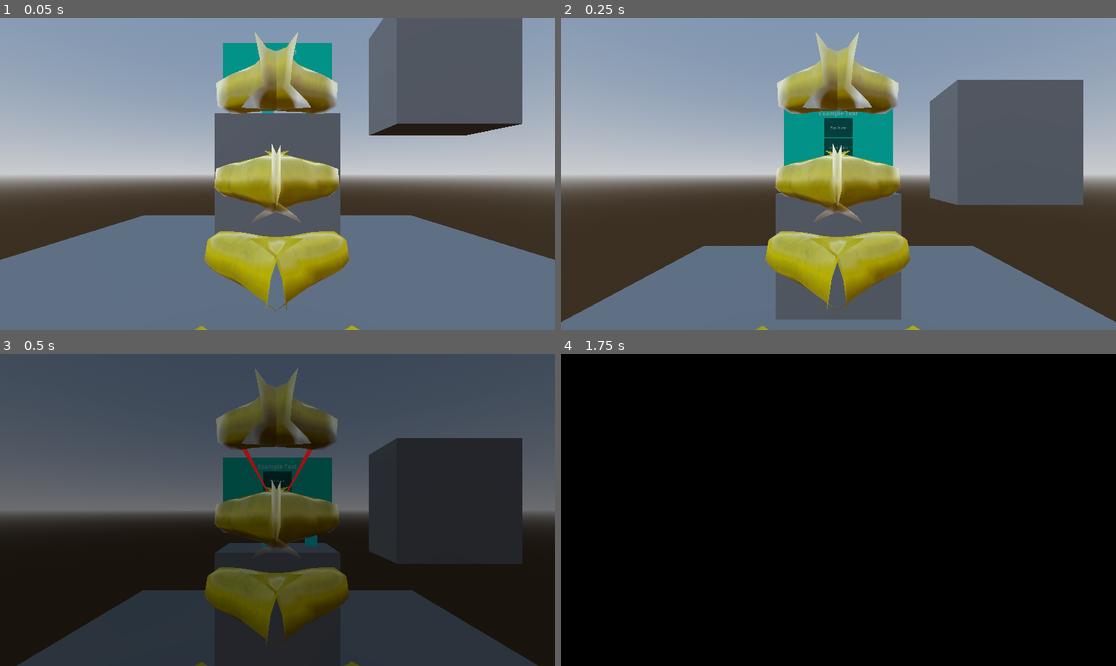
Above: before the commit, frames 1-4 (two rows, left to right).
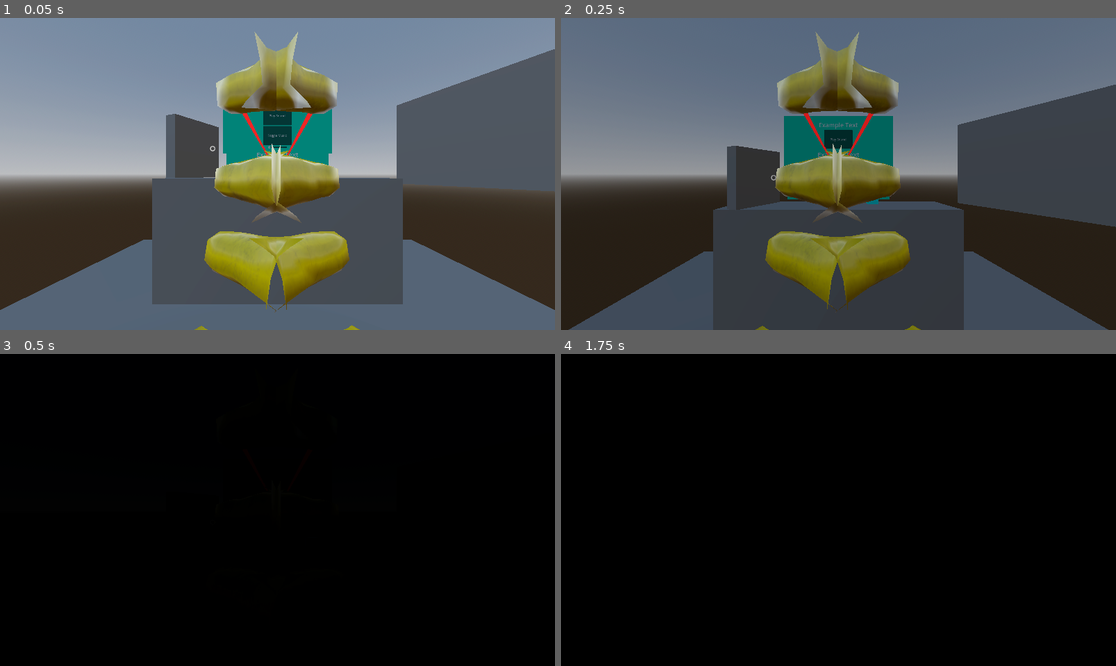
Above: after the commit, the same moments.

Repository: Garryflop/vrTest
Game: Godot game, scene res://Scenes/main.tscn
Same seed, same stepped clock (60 frames per second), same inputs: the game is played once before the commit and once after it.
Inputs (mouse positions are in pixels of both pictures, inside the frame that each line leads up to):
- Up to frame 1 (0.05 s): no input
- Up to frame 2 (0.25 s): no input
- Up to frame 3 (0.5 s): no input
- Up to frame 4 (1.75 s): tap Enter (ui_accept) at 0.5, 0.77, 1.07, 1.25 s; move the mouse to (960, 494) at 0.52 s; hold Right (ui_right) 0.53-1.25 s; tap 1 at 0.6 s; click (960, 494) at 0.67 s; drag from (727, 525) to (810, 572) at 1.27 s

The runs differ from the first frame. In frame 1, 36% of the frame differs, in the area x 0-100%, y 0-94%; in frame 2, 78%; in frame 3, 97%, in the area x 0-100%, y 0-100%; in frame 4, nothing differs.

Commit message:
Cubu Snap + Past Mechanics Rework
Added CubeHolder which snaps your cube
Added dynamic follow camera (by y-axis)
Rework Cube handling
Add Highlight to Grabable objects(Cube)

Diff:
--- a/Scenes/cube.tscn
+++ b/Scenes/cube.tscn
@@ -1,6 +1,13 @@
 [gd_scene format=3 uid="uid://72yjls4nn314"]
 
 [ext_resource type="PackedScene" uid="uid://c8l60rnugru40" path="res://addons/godot-xr-tools/objects/pickable.tscn" id="1_m6c8s"]
+[ext_resource type="PackedScene" uid="uid://c25yxb0vt53vc" path="res://addons/godot-xr-tools/objects/grab_points/grab_point_hand_left.tscn" id="2_7kge3"]
+[ext_resource type="PackedScene" uid="uid://dh8grd7s3n8kg" path="res://addons/godot-xr-tools/objects/grab_points/grab_point_snap.tscn" id="2_g8u7g"]
+[ext_resource type="Script" uid="uid://0b7wkxi4vymb" path="res://addons/godot-xr-tools/objects/highlight/highlight_visible.gd" id="3_6t0yj"]
+[ext_resource type="Animation" uid="uid://nq3xh1olqipq" path="res://addons/godot-xr-tools/hands/animations/left/Grip Shaft.res" id="3_yn1gq"]
+[ext_resource type="Script" uid="uid://dvobm6vcfnqe8" path="res://addons/godot-xr-tools/hands/poses/hand_pose_settings.gd" id="4_v0l68"]
+[ext_resource type="PackedScene" uid="uid://ctw7nbntd5pcj" path="res://addons/godot-xr-tools/objects/grab_points/grab_point_hand_right.tscn" id="5_v0l68"]
+[ext_resource type="Animation" uid="uid://c8dghcftg1thx" path="res://addons/godot-xr-tools/hands/animations/right/Grip Shaft.res" id="6_3lyxs"]
 
 [sub_resource type="BoxShape3D" id="BoxShape3D_dt3qw"]
 size = Vector3(0.1, 0.1, 0.1)
@@ -12,10 +19,49 @@
 material = SubResource("StandardMaterial3D_m6c8s")
 size = Vector3(0.1, 0.1, 0.1)
 
-[node name="PickableObject" unique_id=1305525191 instance=ExtResource("1_m6c8s")]
+[sub_resource type="Resource" id="Resource_3lyxs"]
+script = ExtResource("4_v0l68")
+closed_pose = ExtResource("3_yn1gq")
+metadata/_custom_type_script = "uid://dvobm6vcfnqe8"
+
+[sub_resource type="Resource" id="Resource_rj88v"]
+script = ExtResource("4_v0l68")
+closed_pose = ExtResource("6_3lyxs")
+metadata/_custom_type_script = "uid://dvobm6vcfnqe8"
+
+[sub_resource type="StandardMaterial3D" id="StandardMaterial3D_e3x3w"]
+cull_mode = 1
+shading_mode = 0
+albedo_color = Color(1, 1, 0, 1)
+grow = true
+grow_amount = 0.001
+
+[node name="Cube" unique_id=1305525191 groups=["Cube"] instance=ExtResource("1_m6c8s")]
+ranged_grab_method = 2
+second_hand_grab = 2
 
 [node name="CollisionShape3D" parent="." index="0"]
 shape = SubResource("BoxShape3D_dt3qw")
 
 [node name="MeshInstance3D" type="MeshInstance3D" parent="." index="1" unique_id=2056203020]
 mesh = SubResource("BoxMesh_g8u7g")
+
+[node name="GrabPointHandLeft" parent="." index="2" unique_id=1962675741 instance=ExtResource("2_7kge3")]
+transform = Transform3D(1, 0, 0, 0, 1, 0, 0, 0, 1, -0.034125023, 0.06396758, -0.08941265)
+visible = true
+hand_pose = SubResource("Resource_3lyxs")
+
+[node name="GrabPointHandRight" parent="." index="3" unique_id=1895843061 instance=ExtResource("5_v0l68")]
+transform = Transform3D(1, 0, 0, 0, 1, 0, 0, 0, 1, 0.044472806, 0.059841573, -0.08620081)
+visible = true
+hand_pose = SubResource("Resource_rj88v")
+
+[node name="GrabPointSnap" parent="." index="4" unique_id=1949671217 instance=ExtResource("2_g8u7g")]
+
+[node name="XRToolsHighlightVisible" type="Node3D" parent="." index="5" unique_id=2104275648]
+script = ExtResource("3_6t0yj")
+metadata/_custom_type_script = "uid://0b7wkxi4vymb"
+
+[node name="MeshInstance3D" type="MeshInstance3D" parent="XRToolsHighlightVisible" index="0" unique_id=1014114625 groups=["Cube"]]
+mesh = SubResource("BoxMesh_g8u7g")
+surface_material_override/0 = SubResource("StandardMaterial3D_e3x3w")
--- /dev/null
+++ b/Scenes/cube_holder.tscn
@@ -0,0 +1,14 @@
+[gd_scene format=3 uid="uid://cqccah38v0g7h"]
+
+[ext_resource type="PackedScene" uid="uid://vx7xx6qpqgdf" path="res://Scenes/cube_snap_zone.tscn" id="1_ii6py"]
+
+[sub_resource type="BoxMesh" id="BoxMesh_d0fd8"]
+size = Vector3(0.1, 0.5, 0.5)
+
+[node name="CubeHolder" type="Node3D" unique_id=911262871]
+
+[node name="Board" type="MeshInstance3D" parent="." unique_id=2088169798]
+mesh = SubResource("BoxMesh_d0fd8")
+
+[node name="CubeSnapZone" parent="." unique_id=1399727635 instance=ExtResource("1_ii6py")]
+transform = Transform3D(1, 0, 0, 0, 1, 0, 0, 0, 1, 0.2, 0, 0)
--- /dev/null
+++ b/Scenes/cube_snap_zone.gd
@@ -0,0 +1,10 @@
+@tool
+extends XRToolsSnapZone
+
+
+
+
+func _on_has_picked_up(what: Variant) -> void:
+	print("Picked up:",what)
+	#print("Locking")
+	#enabled = false
--- /dev/null
+++ b/Scenes/cube_snap_zone.tscn
@@ -0,0 +1,20 @@
+[gd_scene format=3 uid="uid://vx7xx6qpqgdf"]
+
+[ext_resource type="PackedScene" uid="uid://ce7vysyvondf8" path="res://addons/godot-xr-tools/objects/snap_zone.tscn" id="1_idbb3"]
+[ext_resource type="Script" uid="uid://d036uiunvd6ve" path="res://Scenes/cube_snap_zone.gd" id="2_1cmtp"]
+[ext_resource type="PackedScene" uid="uid://da2qgxxwwitl6" path="res://addons/godot-xr-tools/objects/highlight/highlight_ring.tscn" id="2_w8ok7"]
+
+[sub_resource type="SphereShape3D" id="SphereShape3D_1cmtp"]
+resource_local_to_scene = true
+radius = 0.15
+
+[node name="CubeSnapZone" unique_id=1399727635 instance=ExtResource("1_idbb3")]
+script = ExtResource("2_1cmtp")
+grab_distance = 0.15
+
+[node name="CollisionShape3D" parent="." index="0"]
+shape = SubResource("SphereShape3D_1cmtp")
+
+[node name="HighlightRing" parent="." index="2" unique_id=855084746 instance=ExtResource("2_w8ok7")]
+
+[connection signal="has_picked_up" from="." to="." method="_on_has_picked_up"]
--- a/Scenes/main.tscn
+++ b/Scenes/main.tscn
@@ -3,6 +3,7 @@
 [ext_resource type="PackedScene" uid="uid://clc5dre31iskm" path="res://addons/godot-xr-tools/xr/start_xr.tscn" id="1_jjgbg"]
 [ext_resource type="PackedScene" uid="uid://dt8t2ejvy7q6u" path="res://Scenes/player.tscn" id="2_bo1nx"]
 [ext_resource type="PackedScene" uid="uid://72yjls4nn314" path="res://Scenes/cube.tscn" id="3_8gbba"]
+[ext_resource type="PackedScene" uid="uid://cqccah38v0g7h" path="res://Scenes/cube_holder.tscn" id="3_hptm8"]
 [ext_resource type="AudioStream" uid="uid://c8nioc1bp2a82" path="res://Assets/Audio/SFX/Success1.mp3" id="4_344ge"]
 [ext_resource type="PackedScene" uid="uid://clujaf3u776a3" path="res://addons/godot-xr-tools/objects/viewport_2d_in_3d.tscn" id="4_kry3j"]
 [ext_resource type="Script" uid="uid://cei1abt3pmfrl" path="res://Scripts/audio_3d.gd" id="5_6bp64"]
@@ -29,15 +30,15 @@
 size = Vector3(5.8146973, 0.07952881, 8.746094)
 
 [sub_resource type="BoxMesh" id="BoxMesh_8gbba"]
-size = Vector3(1, 1, 0.5)
+size = Vector3(2, 1, 0.5)
 
 [sub_resource type="BoxShape3D" id="BoxShape3D_jjvhh"]
-size = Vector3(1, 1, 0.5)
+size = Vector3(2, 1, 0.5)
 
 [node name="Main" type="Node3D" unique_id=1757495686]
 
 [node name="Player" parent="." unique_id=1392519515 instance=ExtResource("2_bo1nx")]
-transform = Transform3D(1, 0, 0, 0, 1, 0, 0, 0, 1, 0, 0.7035737, 0)
+transform = Transform3D(1, 0, 0, 0, 1, 0, 0, 0, 1, 0, 1.4469965, 0)
 
 [node name="WorldEnvironment" type="WorldEnvironment" parent="." unique_id=1964999603]
 environment = SubResource("Environment_kry3j")
@@ -63,8 +64,11 @@
 [node name="CollisionShape3D" type="CollisionShape3D" parent="Table" unique_id=2015947538]
 shape = SubResource("BoxShape3D_jjvhh")
 
+[node name="CubeHolder" parent="Table" unique_id=911262871 instance=ExtResource("3_hptm8")]
+transform = Transform3D(0.9114248, 0, -0.41146663, 0, 1, 0, 0.41146663, 0, 0.9114248, -0.73932695, 0.7556214, 0.042703867)
+
 [node name="Table2" type="StaticBody3D" parent="." unique_id=2118250160]
-transform = Transform3D(1, 0, 0, 0, 1, 0, 0, 0, 1, 1.4510466, 1.8412869, -1.8707803)
+transform = Transform3D(0.33594483, 0, -0.94188166, 0, 1, 0, 0.94188166, 0, 0.33594483, 2.098127, 1.8412869, -1.7477452)
 
 [node name="MeshInstance3D" type="MeshInstance3D" parent="Table2" unique_id=602884008]
 mesh = SubResource("BoxMesh_8gbba")
@@ -73,7 +77,7 @@
 shape = SubResource("BoxShape3D_jjvhh")
 
 [node name="PickableObject" parent="." unique_id=1305525191 instance=ExtResource("3_8gbba")]
-transform = Transform3D(1, 0, 0, 0, 1, 0, 0, 0, 1, -0.08688676, 1.4760296, -1.83336)
+transform = Transform3D(1, 0, 0, 0, 1, 0, 0, 0, 1, 0.010600805, 1.5240008, -1.9150208)
 
 [node name="AudioStreamPlayer3D" type="AudioStreamPlayer3D" parent="PickableObject" unique_id=1279477373]
 stream = ExtResource("4_344ge")
--- a/Scenes/player.tscn
+++ b/Scenes/player.tscn
@@ -1,6 +1,7 @@
 [gd_scene format=3 uid="uid://dt8t2ejvy7q6u"]
 
 [ext_resource type="PackedScene" uid="uid://bq86r4yll8po" path="res://addons/godot-xr-tools/hands/scenes/lowpoly/left_fullglove_low.tscn" id="1_cvnsp"]
+[ext_resource type="Script" uid="uid://4xlr88hka1wb" path="res://Scripts/follow_camera_marker.gd" id="1_gymyn"]
 [ext_resource type="PackedScene" uid="uid://xqimcf20s2jp" path="res://addons/godot-xr-tools/hands/scenes/lowpoly/right_fullglove_low.tscn" id="2_6t5aa"]
 [ext_resource type="PackedScene" uid="uid://bl2nuu3qhlb5k" path="res://addons/godot-xr-tools/functions/movement_direct.tscn" id="2_fkybt"]
 [ext_resource type="PackedScene" uid="uid://b4ysuy43poobf" path="res://addons/godot-xr-tools/functions/function_pickup.tscn" id="3_x3wgy"]
@@ -8,23 +9,23 @@
 [ext_resource type="PackedScene" uid="uid://cqhw276realc" path="res://addons/godot-xr-tools/functions/function_pointer.tscn" id="4_8erm5"]
 [ext_resource type="PackedScene" uid="uid://diyu06cw06syv" path="res://addons/godot-xr-tools/player/player_body.tscn" id="4_x3wgy"]
 [ext_resource type="PackedScene" uid="uid://clujaf3u776a3" path="res://addons/godot-xr-tools/objects/viewport_2d_in_3d.tscn" id="8_f1ek2"]
-[ext_resource type="Script" uid="uid://dwf5l5h4nyvkw" path="res://Scripts/player_ui.gd" id="9_f1ek2"]
 [ext_resource type="PackedScene" uid="uid://cfmbhxhd1vcr1" path="res://Scenes/ui.tscn" id="9_tx1dd"]
 
 [node name="Player" type="XROrigin3D" unique_id=1392519515]
 
-[node name="XRCamera3D" type="XRCamera3D" parent="." unique_id=1390004443]
+[node name="FollowCameraMarker" type="Marker3D" parent="." unique_id=947661486]
+script = ExtResource("1_gymyn")
+rotation_speed = 3.0
 
-[node name="Viewport2Din3D" parent="XRCamera3D" unique_id=2025315052 instance=ExtResource("8_f1ek2")]
+[node name="Viewport2Din3D" parent="FollowCameraMarker" unique_id=2025315052 instance=ExtResource("8_f1ek2")]
 transform = Transform3D(1, 0, 0, 0, 1, 0, 0, 0, 1, -4e-45, -8.745794e-29, -1.9999995)
-visible = false
 screen_size = Vector2(1, 0.5)
 scene = ExtResource("9_tx1dd")
+viewport_size = Vector2(500, 300)
 transparent = 1
-scene_properties_keys = PackedStringArray()
+scene_properties_keys = PackedStringArray("ui.gd")
 
-[node name="Marker3D" type="Marker3D" parent="XRCamera3D" unique_id=1481390934]
-transform = Transform3D(1, 0, 0, 0, 1, 0, 0, 0, 1, 0, 0, -1)
+[node name="XRCamera3D" type="XRCamera3D" parent="." unique_id=1390004443]
 
 [node name="LeftHand" type="XRController3D" parent="." unique_id=1227984475]
 tracker = &"left_hand"
@@ -35,6 +36,7 @@
 strafe = true
 
 [node name="FunctionPickup" parent="LeftHand" unique_id=1601297371 instance=ExtResource("3_x3wgy")]
+grab_distance = 0.15
 
 [node name="FunctionPointer" parent="LeftHand" unique_id=2063322424 instance=ExtResource("4_8erm5")]
 transform = Transform3D(1, 0, 0, 0, 1, 0, 0, 0, 1, 0.02, 0.05, -0.1)
@@ -49,6 +51,7 @@
 [node name="MovementTurn" parent="RightHand" unique_id=12426951 instance=ExtResource("4_3smsa")]
 
 [node name="FunctionPickup" parent="RightHand" unique_id=1723722817 instance=ExtResource("3_x3wgy")]
+grab_distance = 0.15
 
 [node name="FunctionPointer" parent="RightHand" unique_id=534504831 instance=ExtResource("4_8erm5")]
 transform = Transform3D(1, 0, 0, 0, 1, 0, 0, 0, 1, -0.02, 0.05, -0.1)
@@ -57,14 +60,3 @@
 
 [node name="PlayerBody" parent="." unique_id=1132407986 instance=ExtResource("4_x3wgy")]
 player_height_max = 2.0
-
-[node name="PlayerUI" parent="." unique_id=979694789 node_paths=PackedStringArray("follow_marker") instance=ExtResource("8_f1ek2")]
-transform = Transform3D(0.9999998, -8e-45, -8e-45, 8e-45, 0.9999998, -8e-45, 8e-45, 8e-45, 0.9999998, 0, 4e-45, -0.9999998)
-visible = false
-script = ExtResource("9_f1ek2")
-follow_speed = 1.0
-follow_marker = NodePath("../XRCamera3D/Marker3D")
-screen_size = Vector2(1, 0.5)
-scene = ExtResource("9_tx1dd")
-transparent = 1
-scene_properties_keys = PackedStringArray()
--- /dev/null
+++ b/Scripts/follow_camera_marker.gd
@@ -0,0 +1,14 @@
+extends Marker3D
+
+@export var rotation_speed: float = 5.0
+@onready var camera = get_viewport().get_camera_3d()
+
+# Called when the node enters the scene tree for the first time.
+func _ready() -> void:
+	pass # Replace with function body.
+
+
+# Called every frame. 'delta' is the elapsed time since the previous frame.
+func _process(delta: float) -> void:
+	global_position = camera.global_position
+	rotation.y = lerp(rotation.y, camera.rotation.y, rotation_speed * delta)
Not shown, added: Scenes/cube_snap_zone.gd.uid
Not shown, added: Scripts/follow_camera_marker.gd.uid
